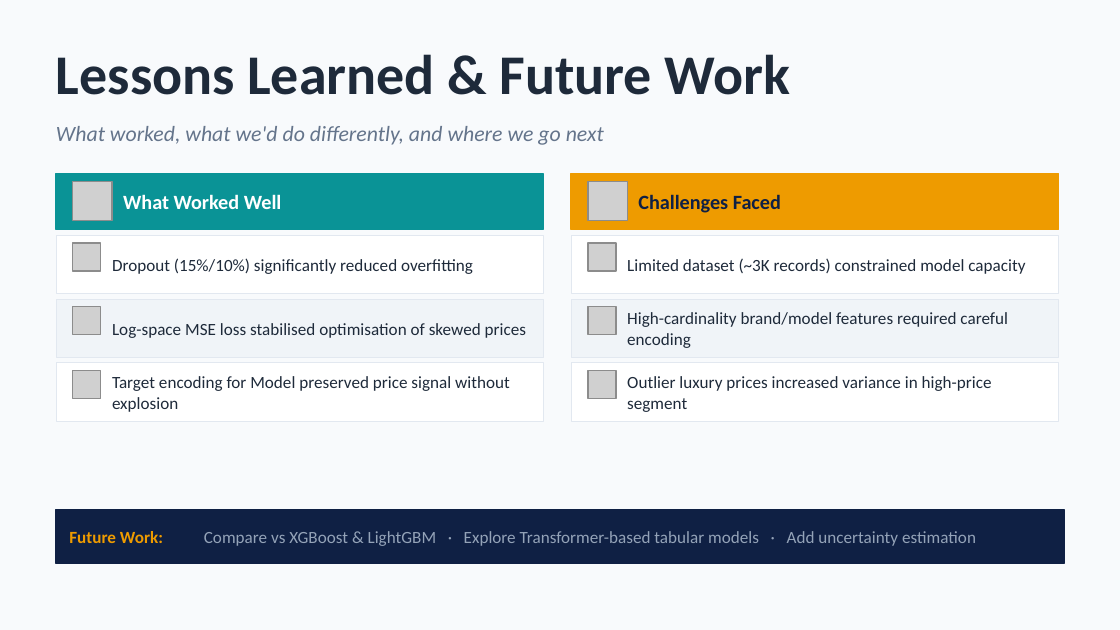
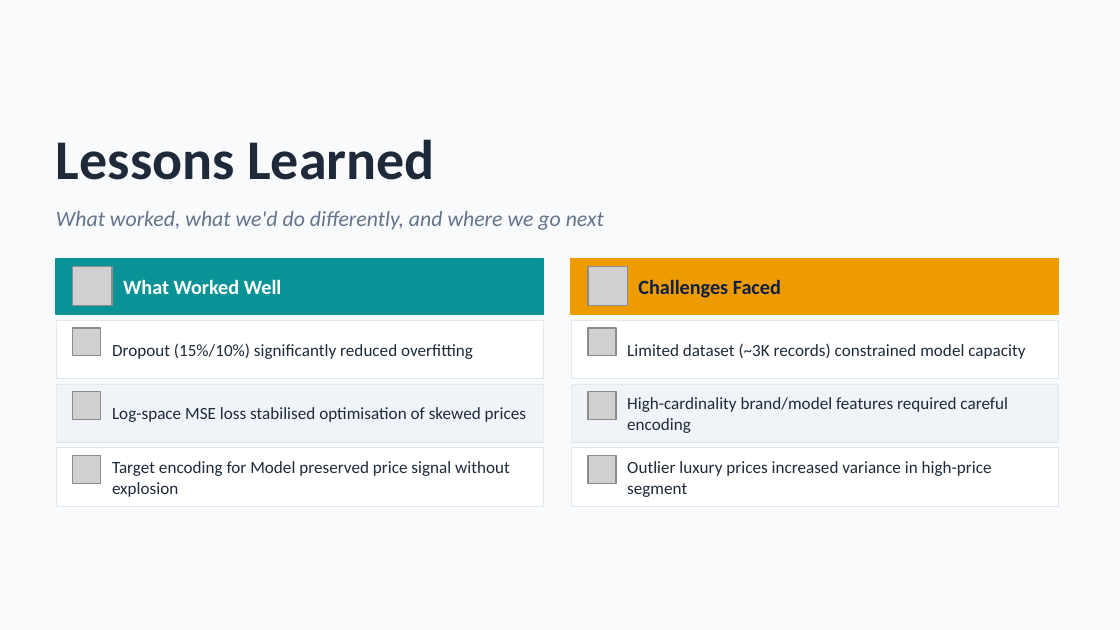
Before and after one commit to shiref-ashraf/Car-price-prediction, a slide deck: slide 19 of CarPricePrediction Final.pptx. Drawn at 1120x630 pixels with LibreOffice and Linux fonts; fonts in the diff are those of the drawing; grey boxes stand for pictures. Boxes give left, top, right and bottom in pixels: in the first picture for what was removed or moved away, otherwise in the second. Text is boxed around its words. In the diff, an @@ line names an element or a change of style, - is before the commit and + after.

```diff
--- a/CarPricePrediction Final.pptx
+++ b/CarPricePrediction Final.pptx
@@ text at (x1=56, y1=139, x2=434, y2=180): text changed @@
-Lessons Learned & Future Work
+Lessons Learned
@@ 9 texts, 8 pictures, 8 rectangles moved together from (x1=56, y1=126, x2=1058, y2=421) to (x1=56, y1=211, x2=1058, y2=506) @@
@@ rectangle removed at (x1=56, y1=510, x2=1064, y2=563) @@
@@ text removed at (x1=69, y1=531, x2=163, y2=543) @@
-Future Work:
@@ text removed at (x1=204, y1=531, x2=976, y2=546) @@
-Compare vs XGBoost & LightGBM · Explore Transformer-based tabular models · Add uncertainty estimation
```
Also in this commit, not shown: 2 other slides changed, 1 other file.
